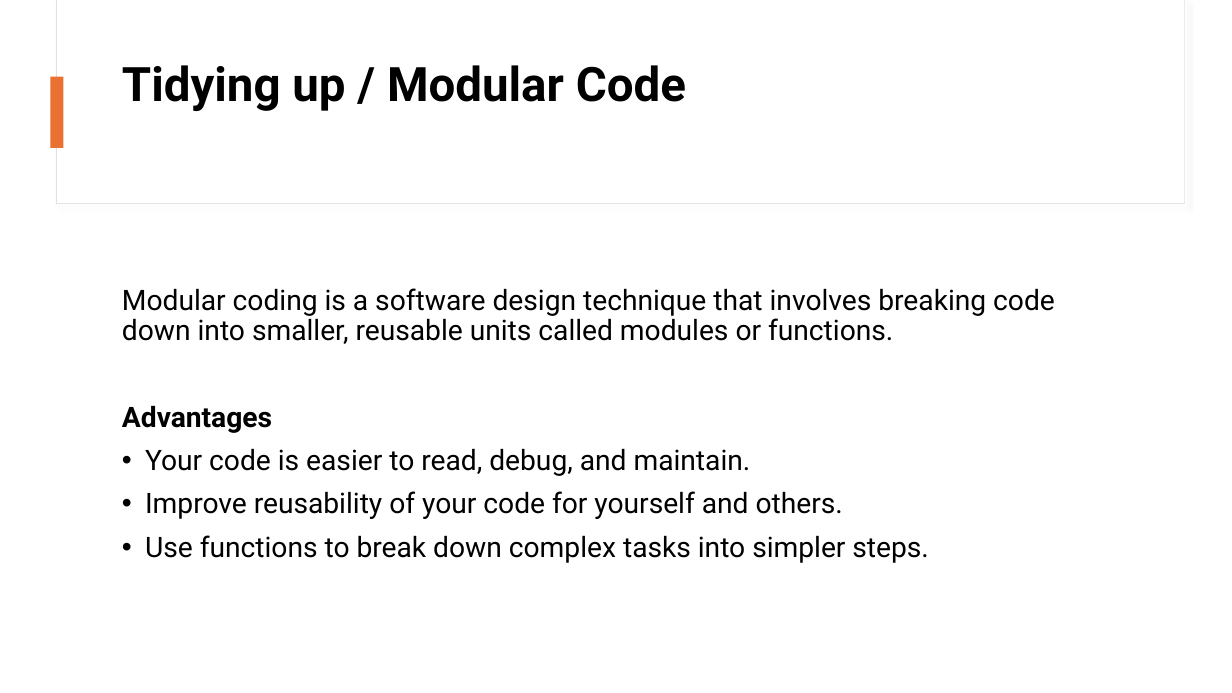
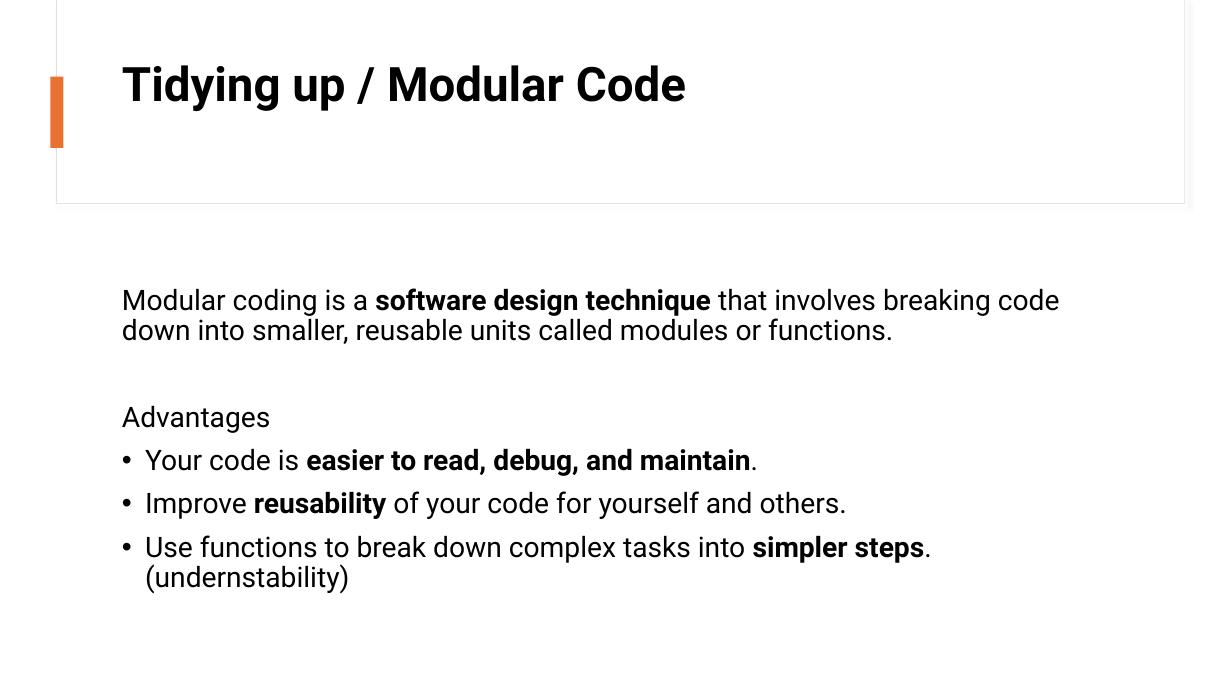
Before and after one commit to 4TUResearchData-Carpentries/software_carpentry_instructors, a slide deck: slide 6 of python_instructor_materials/Lesson_slides_day_2.pptx. Drawn at 1232x693 pixels with LibreOffice and Linux fonts; fonts in the diff are those of the drawing. Boxes give left, top, right and bottom in pixels: in the first picture for what was removed or moved away, otherwise in the second. Text is boxed around its words. In the diff, an @@ line names an element or a change of style, - is before the commit and + after.

```diff
--- a/python_instructor_materials/Lesson_slides_day_2.pptx
+++ b/python_instructor_materials/Lesson_slides_day_2.pptx
@@ text at <box>122,288,1060,519</box>: bold on in "software design technique", "easier to read, debug, and maintain.", "reusability"; bold off in "Advantages" @@
@@ text at <box>145,535,932,594</box>: text changed @@
-• Use functions to break down complex tasks into simpler steps.
+• Use functions to break down complex tasks into simpler steps. (undernstability)
```
Also in this commit, not shown: 4 other slides changed, 5 other files.
